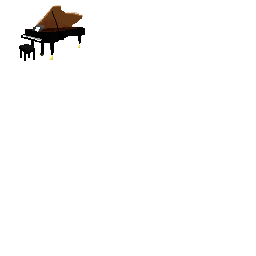
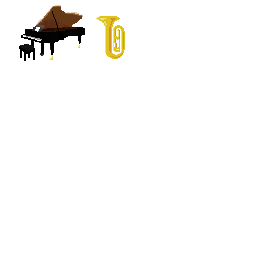
Revision of a layered 256px x 256px image; what changed, layer by layer:
added group "tuba" with 4 layers above "background" over [96,16,125,59]
added layer "highlight" (76%) in group "tuba" over [96,16,122,57]
added layer "shadow" in group "tuba" over [109,18,124,58]
added layer "base" in group "tuba" over [96,16,125,59]
